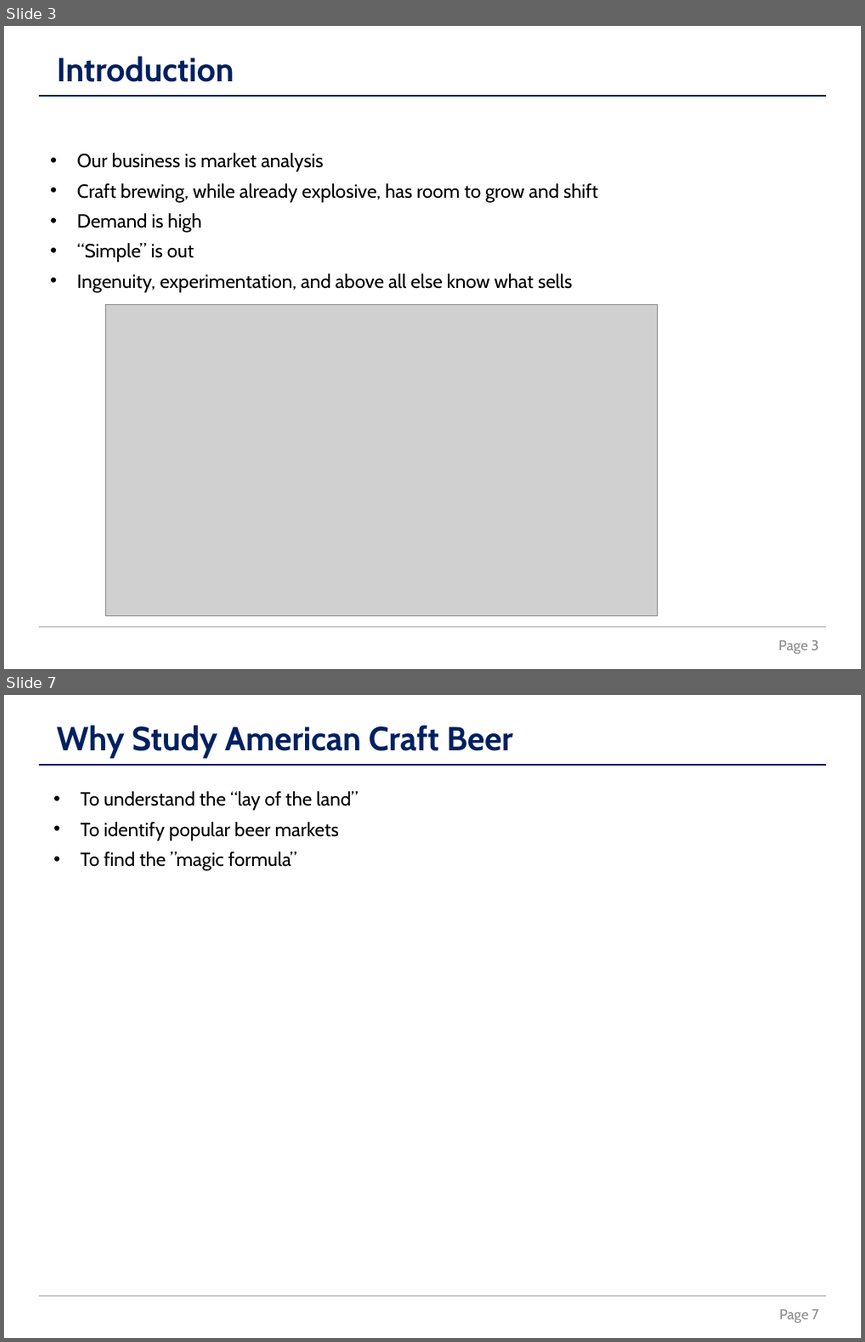
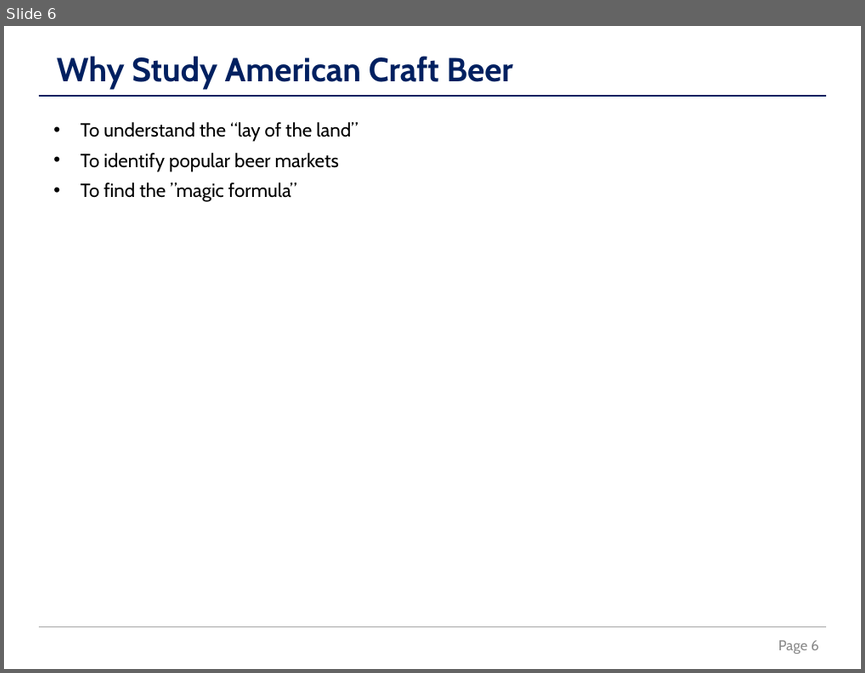
Before and after one commit to la-mar/DDS_Case_Study_1, a slide deck: docs/revised_presentation_from_template.pptx. Shown one above the other, each under a label of ours: slides 3 and 7 before the commit, slide 6 after it; the slides between them are not shown. The pictures are 865x1342 and 865x673 pixels, drawn with LibreOffice and Linux fonts; fonts in the diff are those of the drawing; grey boxes stand for pictures. Boxes give left, top, right and bottom in pixels: in the first picture for what was removed or moved away, otherwise in the second. Text is boxed around its words. In the diff, an @@ line names an element or a change of style, - is before the commit and + after.

```diff
--- a/docs/revised_presentation_from_template.pptx
+++ b/docs/revised_presentation_from_template.pptx
@@ slide 3 removed at box(4, 26, 861, 669), background #FFFFFF @@
@@ text removed at box(57, 56, 234, 82) @@
-Introduction
@@ line removed from (38, 96) to (827, 96) @@
@@ text removed at box(77, 153, 598, 292) @@
-• Our business is market analysis
-• Craft brewing, while already explosive, has room to grow and shift
-• Demand is high
-• “Simple” is out
-• Ingenuity, experimentation, and above all else know what sells
@@ picture removed at box(106, 305, 658, 614) @@
@@ line removed from (38, 627) to (827, 627) @@
@@ page number removed at box(778, 640, 818, 653) @@
-Page 3
@@ what was slide 7 is now slide 6 @@
@@ page number at box(778, 640, 819, 653): text changed @@
-Page 7
+Page 6
```
Also in this commit, not shown: 3 slides changed, 2 slides added, 2 other slides removed, 18 other files.
